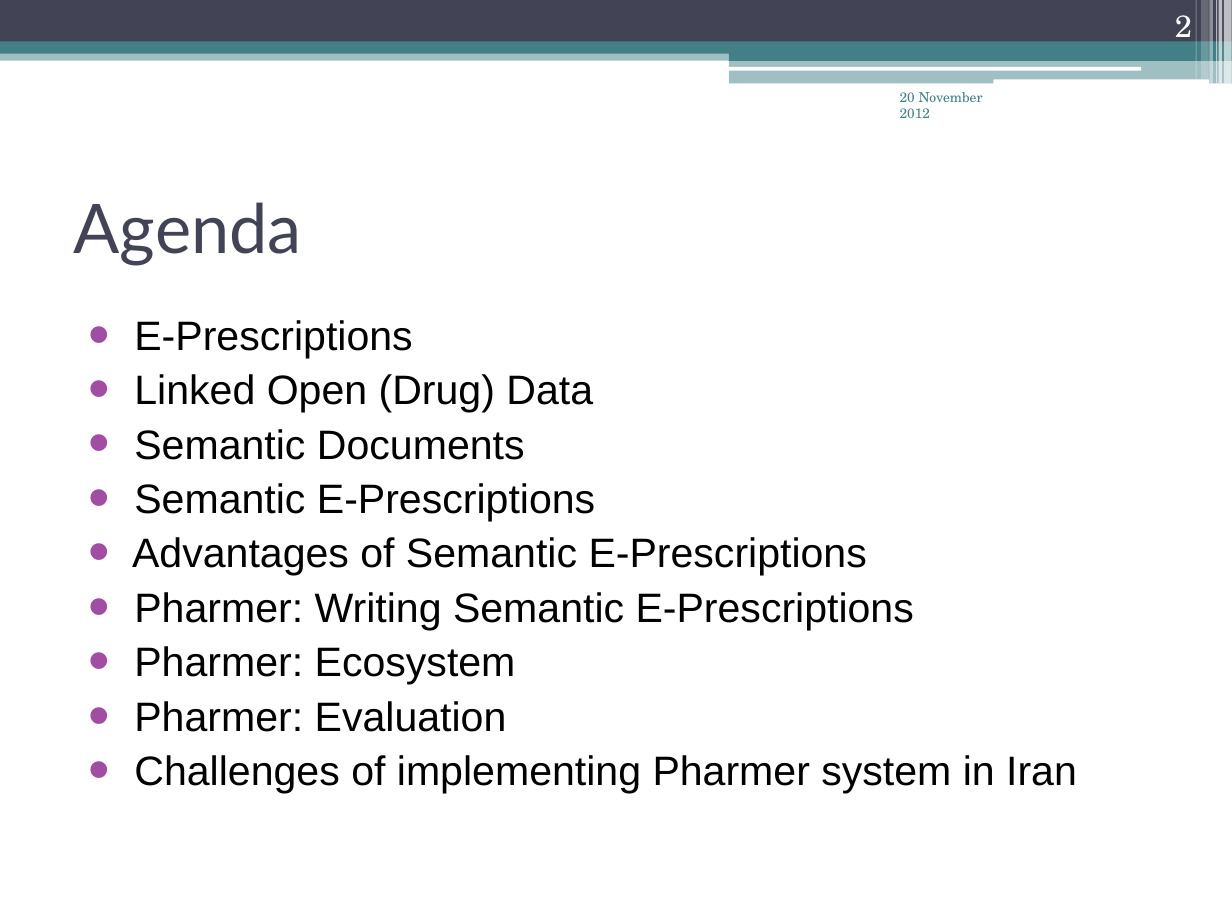
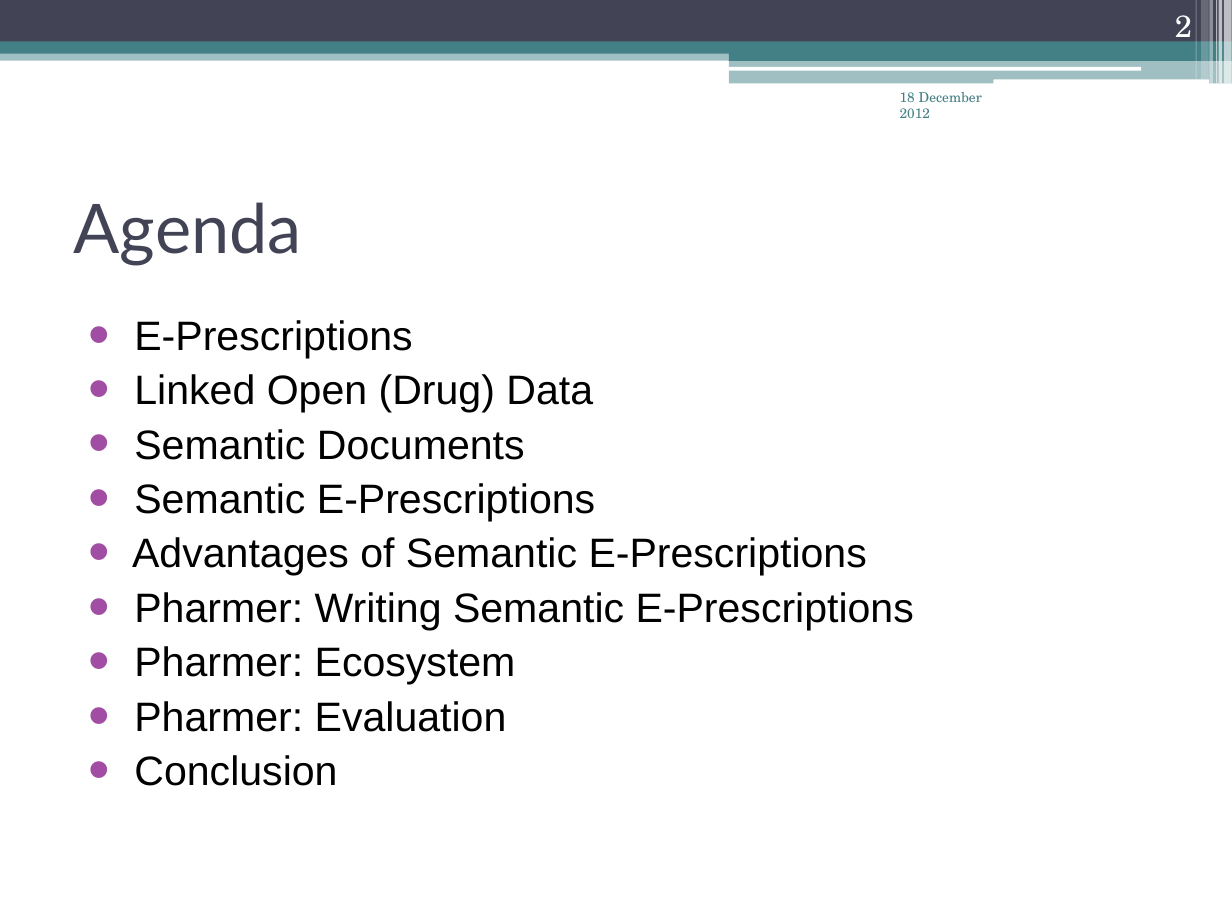
Before and after one commit to thinker007/pharmer, a slide deck: slide 2 of paper/iran_iceh/Pharmer_Presentation.pptx. Drawn at 1232x924 pixels with LibreOffice and Linux fonts; fonts in the diff are those of the drawing. Boxes give left, top, right and bottom in pixels: in the first picture for what was removed or moved away, otherwise in the second. Text is boxed around its words. In the diff, an @@ line names an element or a change of style, - is before the commit and + after.

```diff
--- a/paper/iran_iceh/Pharmer_Presentation.pptx
+++ b/paper/iran_iceh/Pharmer_Presentation.pptx
@@ text at <box>900,92,982,118</box>: text changed @@
-20 November 2012
+18 December 2012
@@ text at <box>134,755,337,786</box>: text changed @@
-• Challenges of implementing Pharmer system in Iran
+• Conclusion
```
Also in this commit, not shown: 12 other slides changed, 1 slide removed.
